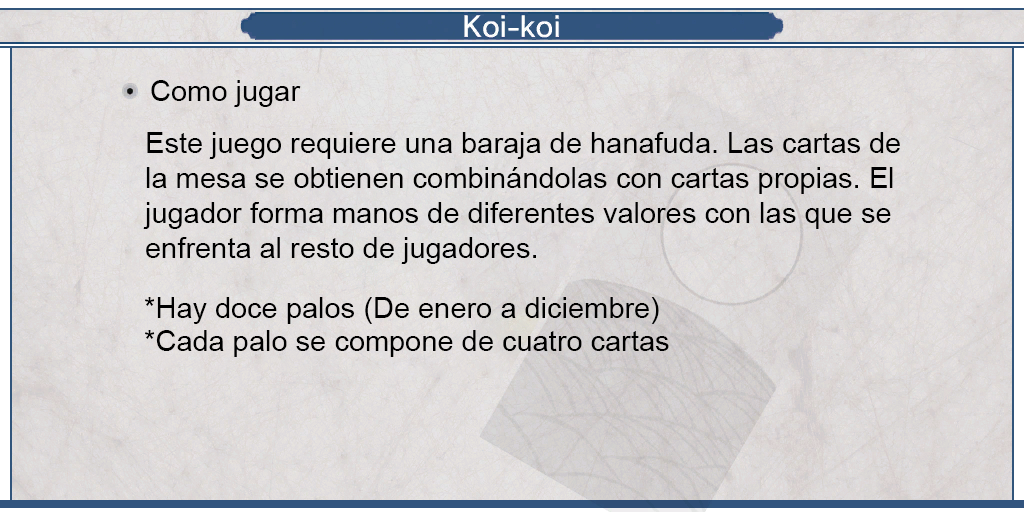
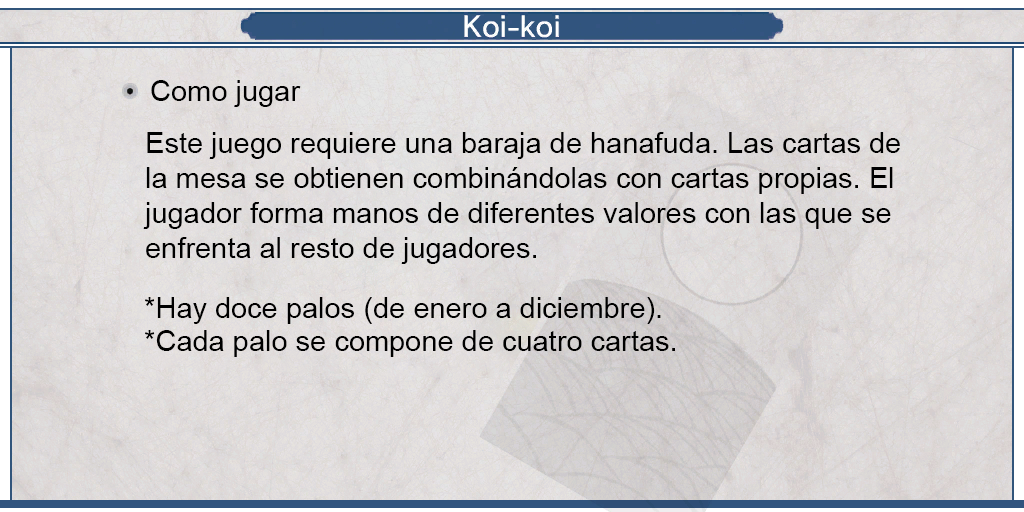
Revision of a layered 1024x512 image; what changed, layer by layer:
renamed "*Hay doce palos (De enero a diciembre) *Cada palo se compone de" to "*Hay doce palos (de enero a diciembre). *Cada palo se compone d", painted on it over [374, 297, 675, 351]
